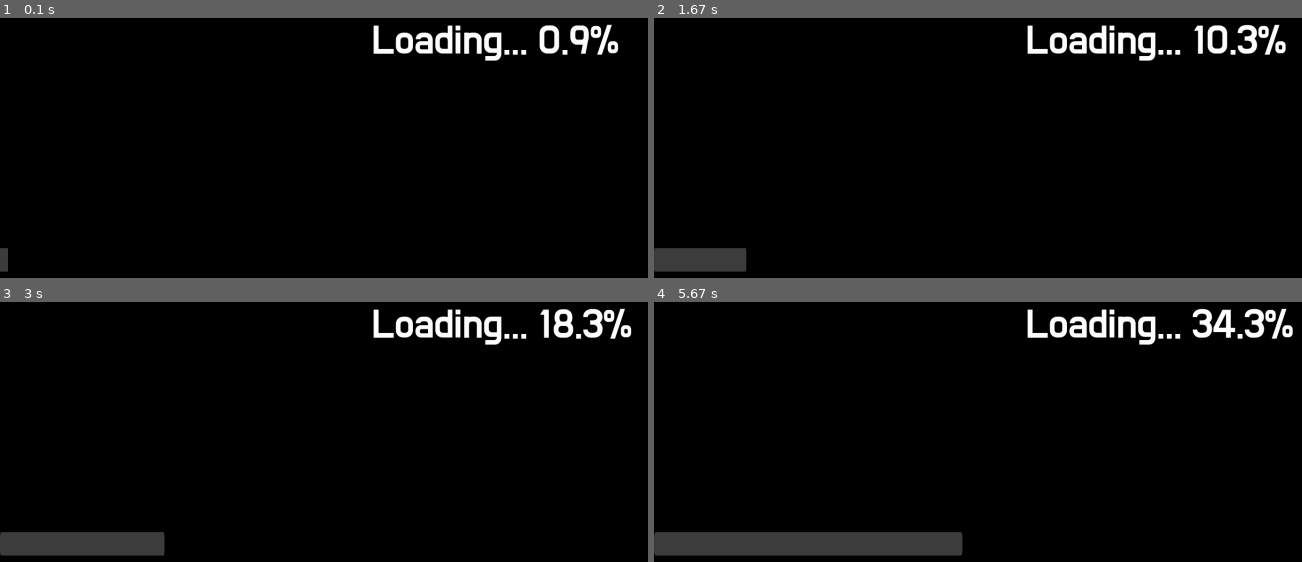
Above: before the commit, frames 1-4 (two rows, left to right).
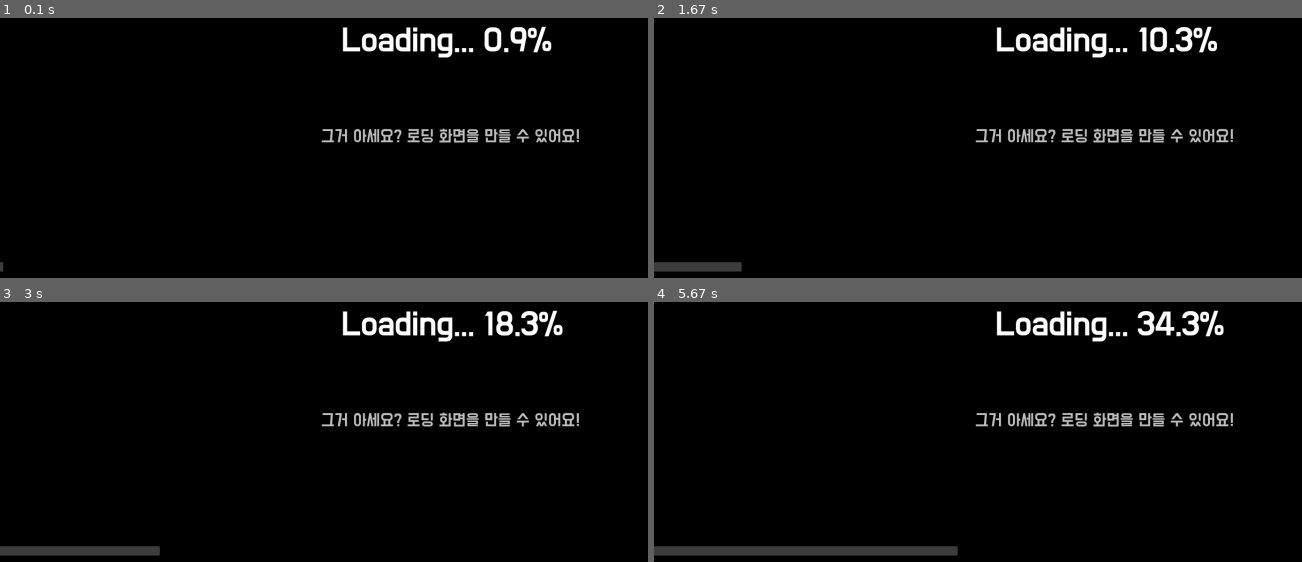
Above: after the commit, the same moments.

Repository: Dano-Sato/REMO-Engine-with-100-Examples-Pygame-
Game: pygame game, started from 14-loading.py
The game is run twice, just before and just after one commit, with the same random seed, the same clock (stepped at 60 frames per second) and the same inputs.
Inputs:
- Up to frame 1 (0.1 s): no input
- Up to frame 2 (1.67 s): hold Left 0.33-0.87 s; hold Left 0.9-1.37 s; hold Left from 1.4 s (still down)
- Up to frame 3 (3 s): release Left at 1.87 s; hold Left 1.9-2.43 s; hold Left 2.47-2.93 s; hold Left from 2.97 s (still down)
- Up to frame 4 (5.67 s): release Left at 3.43 s; hold Left 3.47-4 s; hold Left 4.03-4.5 s; hold Left 4.53-5 s; hold Left 5.03-5.57 s; hold Left from 5.6 s (still down)

The runs differ from the first frame. In frame 1, 3.8% of the frame differs, in the area x 0-96%, y 2-98%; in frame 2, 4.7%; in frame 3, 5.3%; in frame 4, 6.6%, in the area x 0-99%, y 2-98%.

Commit message:
caption 추가

Diff:
--- a/14-loading.py
+++ b/14-loading.py
@@ -46,11 +46,19 @@
         '''
         기본 로딩 화면을 설정합니다.
         '''
-        cls.centerText = textObj("Loading...",size=70)
+        cls.centerText = textObj("Loading... 100%",size=60)
         cls.centerText.center = Rs.screenRect().center
-        cls.progressBar = rectObj(pygame.Rect(0,0,Rs.screenRect().width,50),color=Cs.grey25)
+        cls.progressBar = rectObj(pygame.Rect(-10,0,Rs.screenRect().width+10,20),color=Cs.grey25)
         cls.progressBar.y = Rs.screenRect().height - cls.progressBar.rect.height - 50
         cls.renderLoadingScreen = cls.drawDefault
+
+    @classmethod
+    def setCaption(cls,caption):
+        '''
+        로딩 화면의 캡션을 설정합니다.
+        '''
+        cls.caption = textObj(caption,size=30,color=Cs.grey75)
+        cls.caption.center = Rs.screenRect().center + RPoint(0,200)
 
     @classmethod
     def drawDefault(cls):
@@ -59,6 +67,8 @@
         '''
         cls.centerText.text = f"Loading... {cls.progress:.1f}%"
         cls.centerText.draw()
+        if cls.caption:
+            cls.caption.draw()
         cls.progressBar.width = int((Rs.screenRect().width * cls.progress)/100)
         cls.progressBar.draw()
 
@@ -71,6 +81,7 @@
 class mainScene(Scene):
     def initOnce(self):
         loading.init()
+        loading.setCaption("그거 아세요? 로딩 화면을 만들 수 있어요!")
         objs = []
         for i in range(100000):
             # 무거운 함수들 (팩토리얼, 오브젝트 생성 등)
